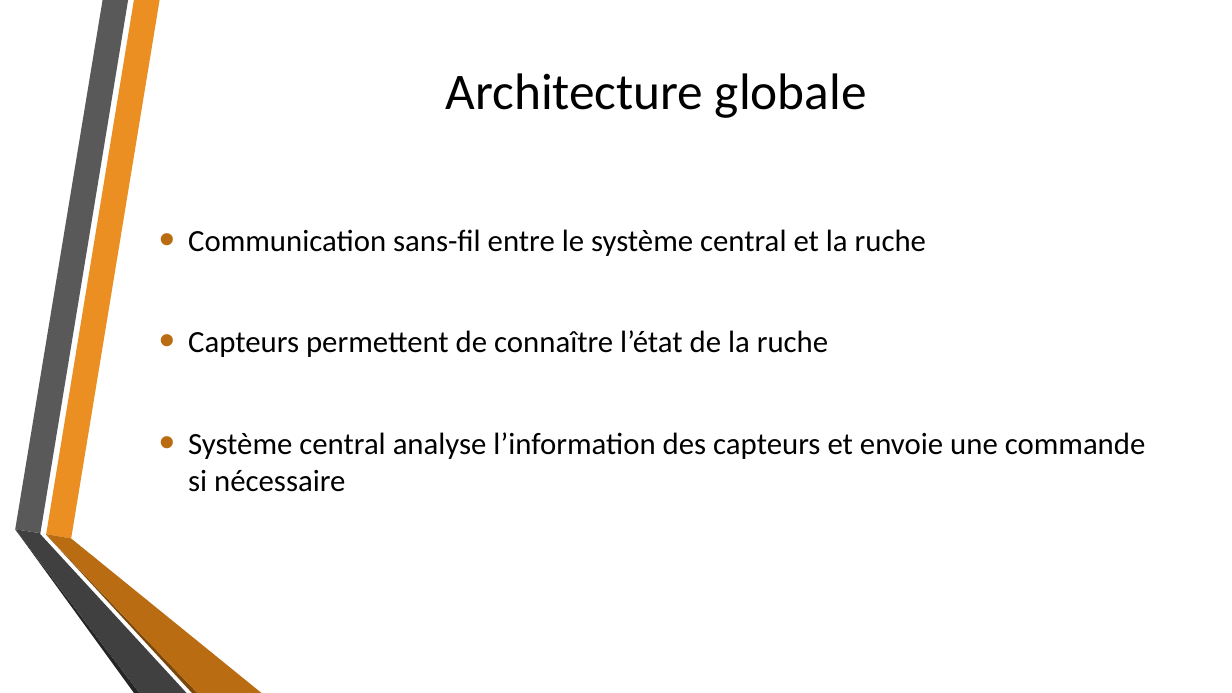
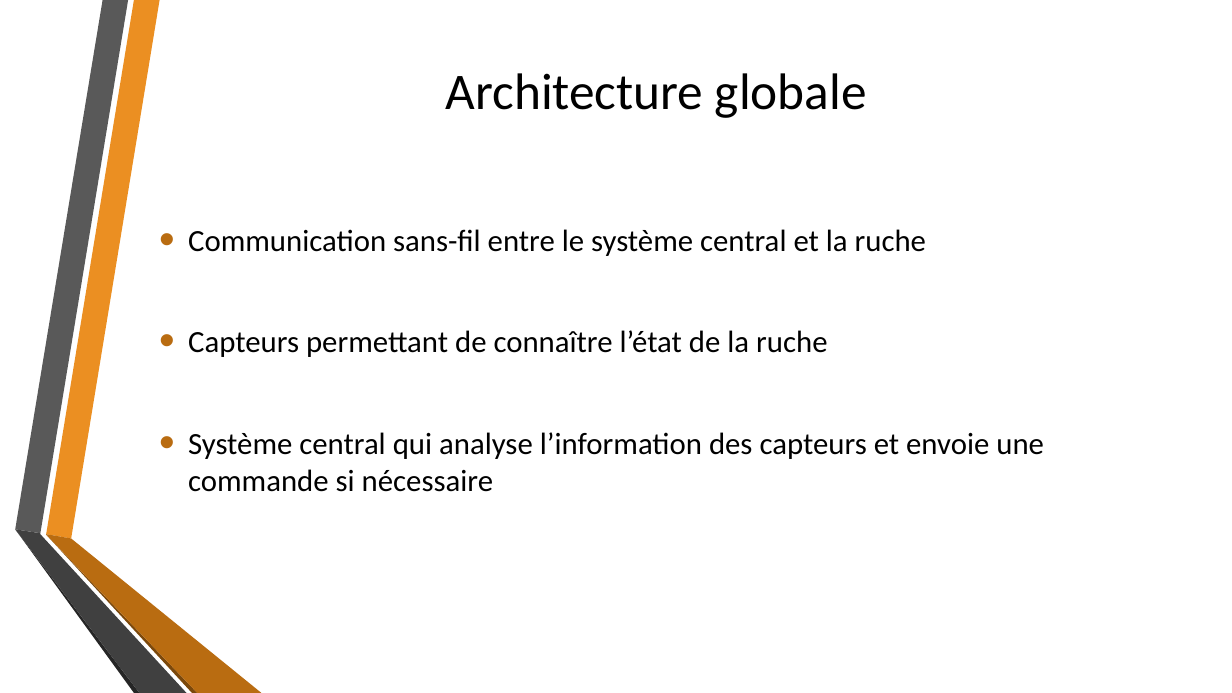
Before and after one commit to fisj2002/Projet_S6_Documentation, a slide deck: slide 7 of Dossier de Conception.pptx. Drawn at 1232x693 pixels with LibreOffice and Linux fonts; fonts in the diff are those of the drawing; background and template pictures are left out. Boxes give left, top, right and bottom in pixels: in the first picture for what was removed or moved away, otherwise in the second. Text is boxed around its words. In the diff, an @@ line names an element or a change of style, - is before the commit and + after.

```diff
--- a/Dossier de Conception.pptx
+++ b/Dossier de Conception.pptx
@@ text at <box>188,330,1044,492</box>: text changed @@
-• Capteurs permettent de connaître l’état de la ruche
-• Système central analyse l’information des capteurs et envoie une commande si nécessaire
+• Capteurs permettant de connaître l’état de la ruche
+• Système central qui analyse l’information des capteurs et envoie une commande si nécessaire
```
Also in this commit, not shown: 8 other slides changed.
